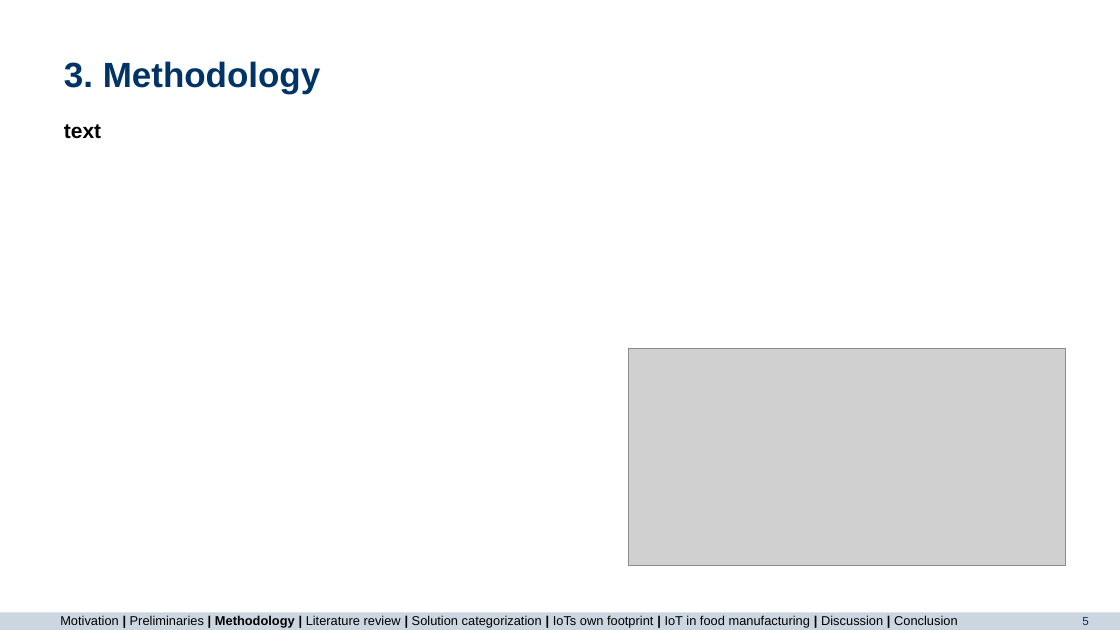
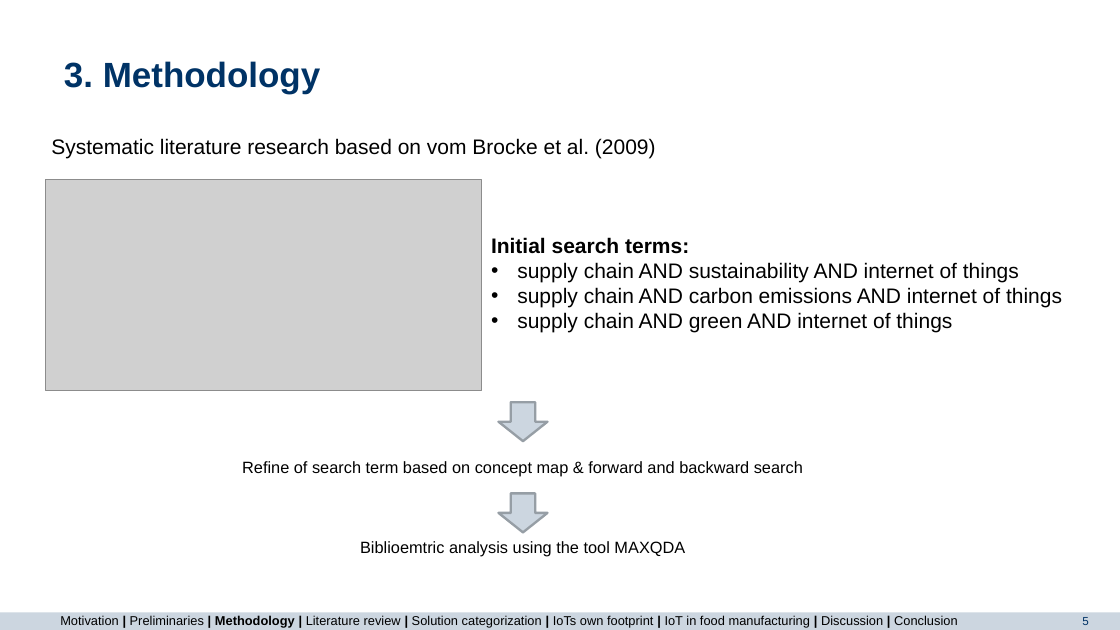
Before and after one commit to majuritz/internet-of-things-seminar, a slide deck: slide 5 of IoT final presentation.pptx. Drawn at 1120x630 pixels with LibreOffice and Linux fonts; fonts in the diff are those of the drawing; grey boxes stand for pictures; background and template pictures are left out. Boxes give left, top, right and bottom in pixels: in the first picture for what was removed or moved away, otherwise in the second. Text is boxed around its words. In the diff, an @@ line names an element or a change of style, - is before the commit and + after.

```diff
--- a/IoT final presentation.pptx
+++ b/IoT final presentation.pptx
@@ text added at (51,138,656,159), 18 pt, text #000000 @@
+Systematic literature research based on vom Brocke et al. (2009)
@@ text removed at (64,124,101,139) @@
-text
@@ picture: place and size @@
-picture at (629,349,1065,565)
+picture at (45,180,481,391)
@@ text added at (491,237,1062,333), 18 pt, text #000000 @@
+Initial search terms:
+• supply chain AND sustainability AND internet of things
+• supply chain AND carbon emissions AND internet of things
+• supply chain AND green AND internet of things
@@ down arrow added at (498,402,547,441), fill #CCD6E0, outline #979EA6 2 pt @@
@@ text added at (242,461,803,477), 14 pt, text #000000 @@
+Refine of search term based on concept map & forward and backward search
@@ down arrow added at (498,493,547,532), fill #CCD6E0, outline #979EA6 2 pt @@
@@ text added at (360,541,685,556), 14 pt, text #000000 @@
+Biblioemtric analysis using the tool MAXQDA
```
Also in this commit, not shown: 1 other slide changed, 1 other file.
